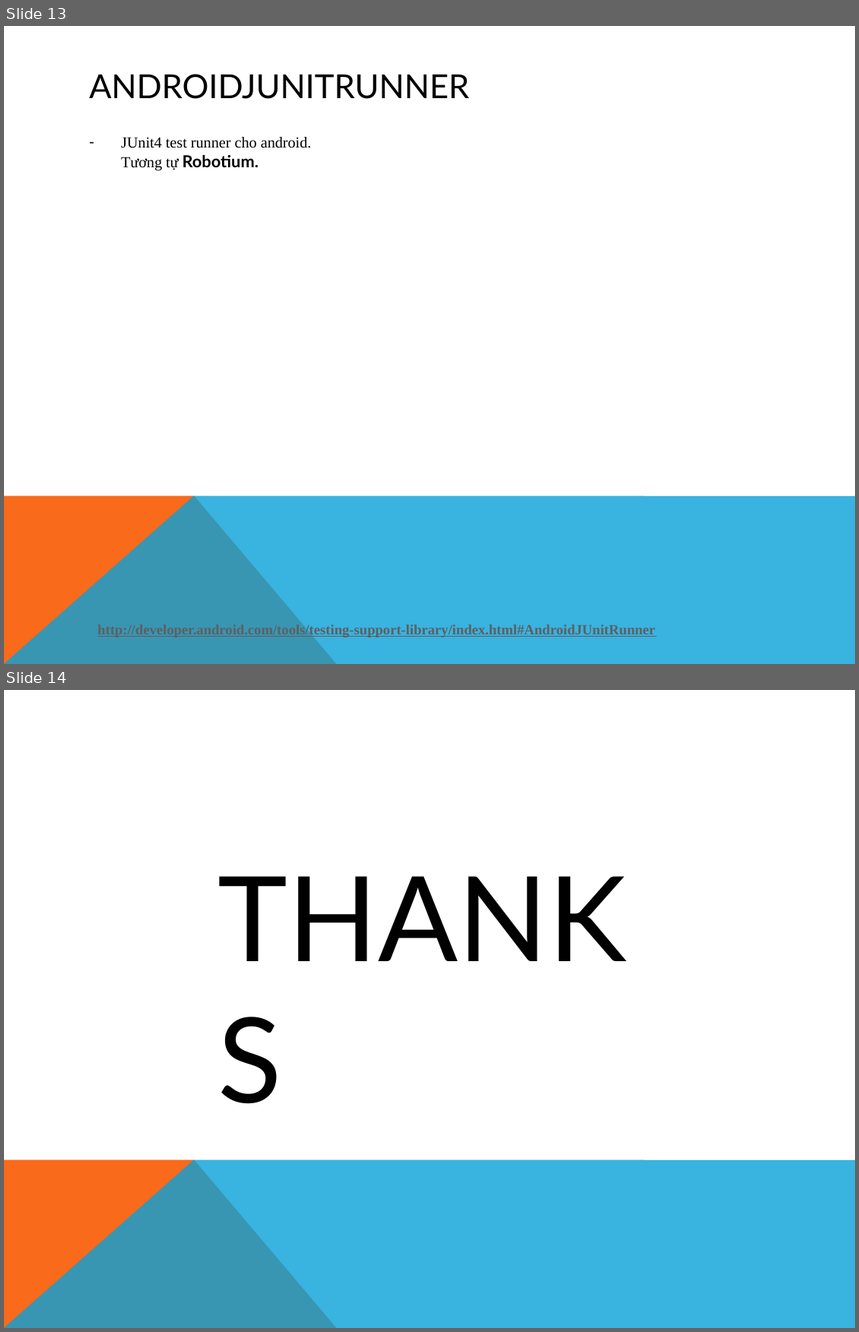
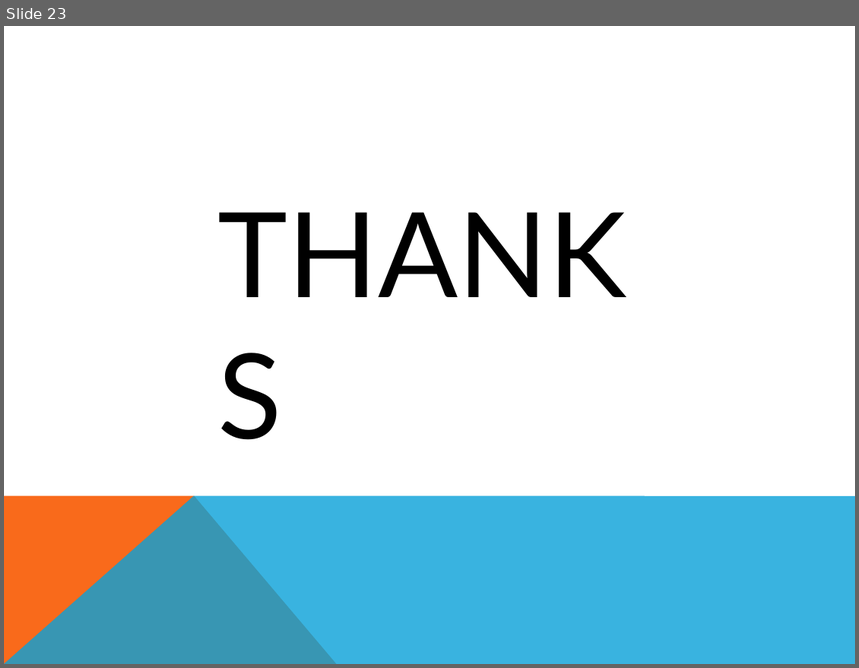
Before and after one commit to fordream/docs, a slide deck: auto-test/Android Autotest Tool.pptx. Shown one above the other, each under a label of ours: slides 13 and 14 before the commit, slide 23 after it. The pictures are 859x1332 and 859x668 pixels, drawn with LibreOffice and Linux fonts; fonts in the diff are those of the drawing. Boxes give left, top, right and bottom in pixels: in the first picture for what was removed or moved away, otherwise in the second. Text is boxed around its words. In the diff, an @@ line names an element or a change of style, - is before the commit and + after.

```diff
--- a/auto-test/Android Autotest Tool.pptx
+++ b/auto-test/Android Autotest Tool.pptx
@@ slide 13 removed at [4,26,855,664], background #FFFFFF; not listed: 2 template elements that a slide beside it also shows @@
@@ title removed at [89,74,469,99] @@
-ANDROIDJUNITRUNNER
@@ text removed at [121,137,312,170] @@
-– JUnit4 test runner cho android.
-  Tương tự Robotium.
@@ text removed at [97,624,655,639] @@
-http://developer.android.com/tools/testing-support-library/index.html#AndroidJUnitRunner
@@ what was slide 14 is now slide 23 @@
```
Also in this commit, not shown: 6 slides changed, 13 slides added, 3 other slides removed, 2 other files.
